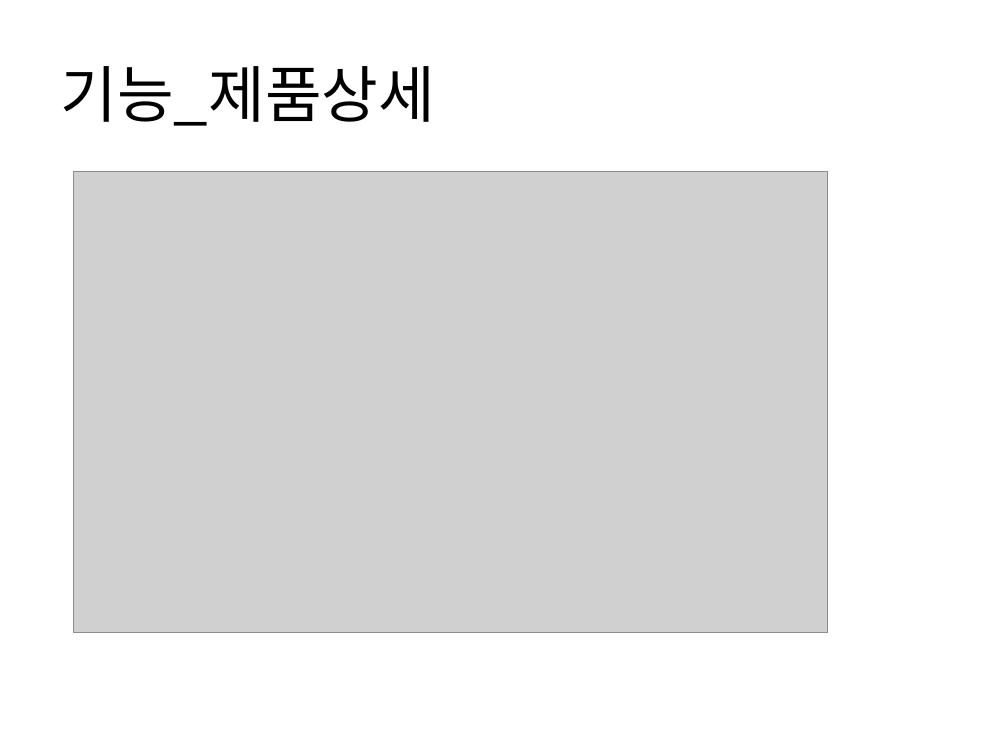
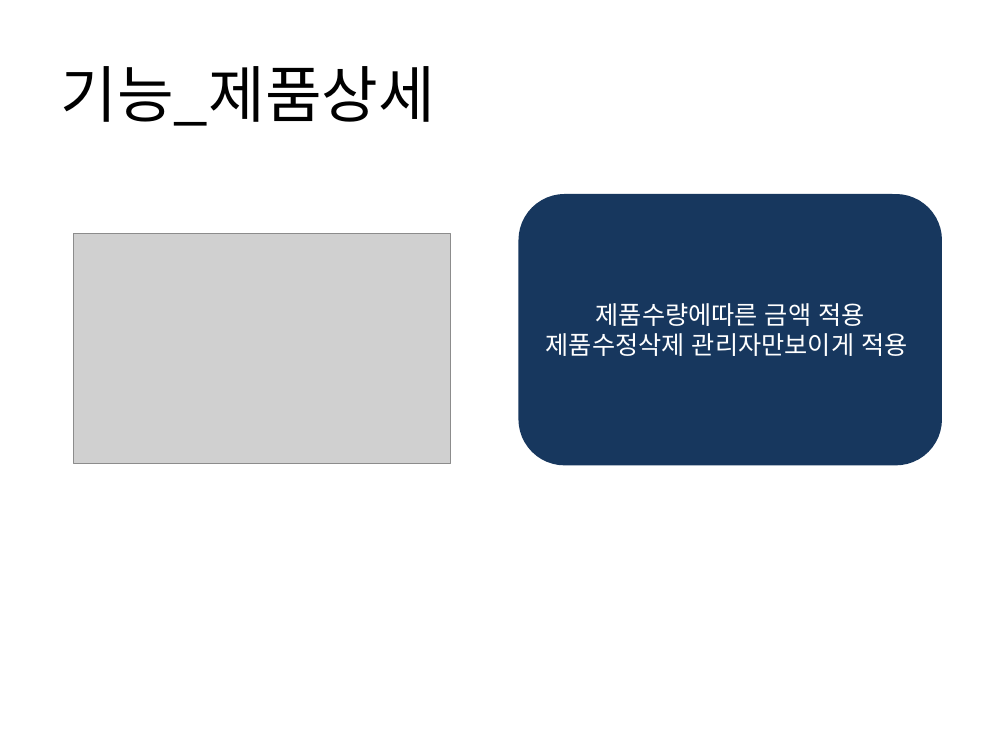
Before and after one commit to yeonjihyo/Leather, a slide deck: slide 17 of leather_last/JH Leather PPT.pptx. Drawn at 1008x756 pixels with LibreOffice and Linux fonts; fonts in the diff are those of the drawing; grey boxes stand for pictures. Boxes give left, top, right and bottom in pixels: in the first picture for what was removed or moved away, otherwise in the second. Text is boxed around its words. In the diff, an @@ line names an element or a change of style, - is before the commit and + after.

```diff
--- a/leather_last/JH Leather PPT.pptx
+++ b/leather_last/JH Leather PPT.pptx
@@ rounded rectangle added at (x1=520, y1=196, x2=940, y2=464), fill #17375E, outline #17375E 2 pt, 18 pt, text #FFFFFF @@
+제품수량에따른 금액 적용
+제품수정삭제 관리자만보이게 적용
@@ picture resized from (x1=74, y1=171, x2=827, y2=632) to (x1=74, y1=234, x2=451, y2=465) @@
```
Also in this commit, not shown: 7 other slides changed, 1 slide removed.
